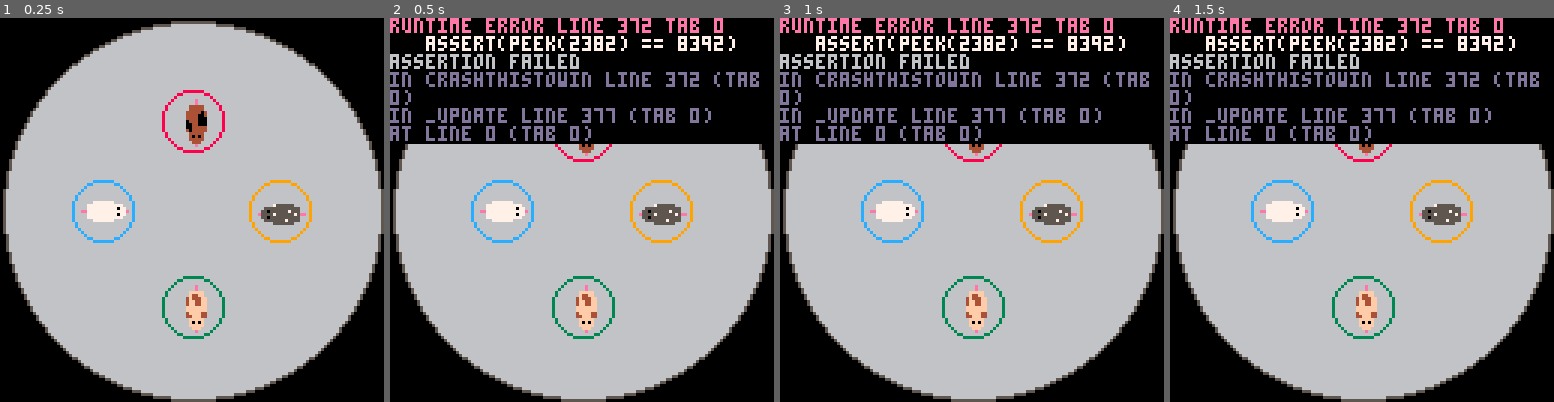
Above: before the commit, frames 1-4 (left to right).
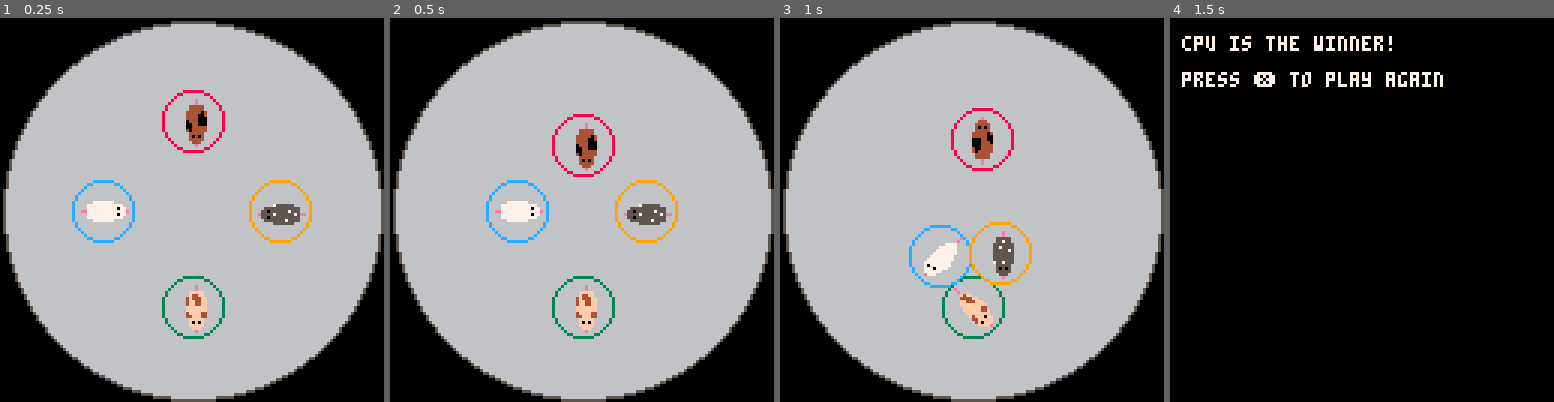
Above: after the commit, the same moments.

Repository: MiniMechMedia/pico8-games
Game: PICO-8 cartridge carts/hamster-slam/hamster-slam.p8
Two runs of this game, one before a commit and one after it. Both use one fixed random seed, a clock stepped at 60 frames per second and the inputs below.
Inputs:
- Up to frame 1 (0.25 s): no input
- Up to frame 2 (0.5 s): tap X (X key) at 0.33 s
- Up to frame 3 (1 s): tap O (Z key) at 0.7 s
- Up to frame 4 (1.5 s): tap X (X key) at 1.07 s

Frame 1 is identical in both runs. In frame 2, 27% of the frame differs, in the area x 0-97%, y 0-59%; in frame 3, 28%; in frame 4, 63%, in the area x 0-100%, y 0-100%.
Error before the commit: runtime error line 372 tab 0; assert(peek(2382) == 8392); assertion failed

Commit message:
Regenerate Hamster Slam

Diff:
--- a/carts/hamster-slam/hamster-slam.p8
+++ b/carts/hamster-slam/hamster-slam.p8
@@ -370,14 +370,8 @@
 	end
 end
 
-function crashthistowin()
-		if btnp(dirs.x) then
-			assert(peek(2382) == 8392)
-	end
-end
 
 function _update()
-crashthistowin()
 	if gs.winningPlayerStatus == nil then
 		acceptInput()
 
Not shown, changed: README.md
Not shown, changed: carts/hamster-slam/README.md
Not shown, added: carts/hamster-slam/export/game.xml
Not shown, changed: carts/hamster-slam/export/hamster-slam.p8.png
Not shown, changed: carts/hamster-slam/export/hamster-slam_html/index.html
Not shown, changed: carts/hamster-slam/export/hamster-slam_html/index.js
Not shown, changed: carts/hamster-slam/export/submission.html
Not shown, added: carts/hamster-slam/screenshots/itch-cover.png
